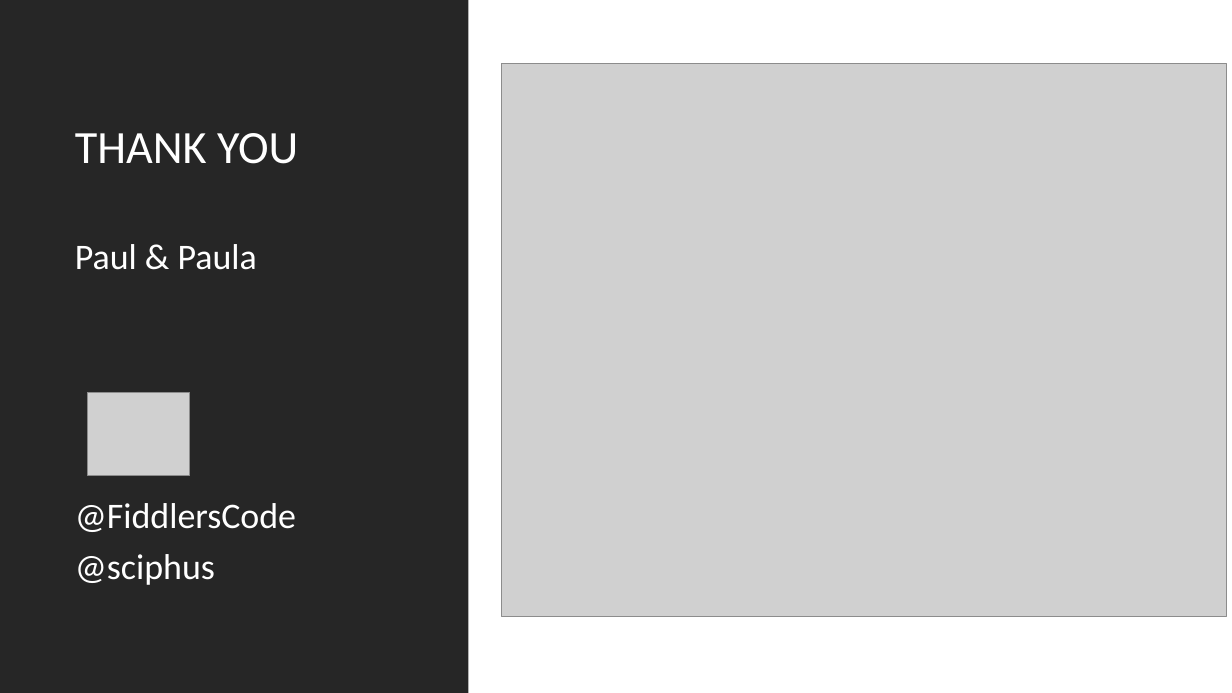
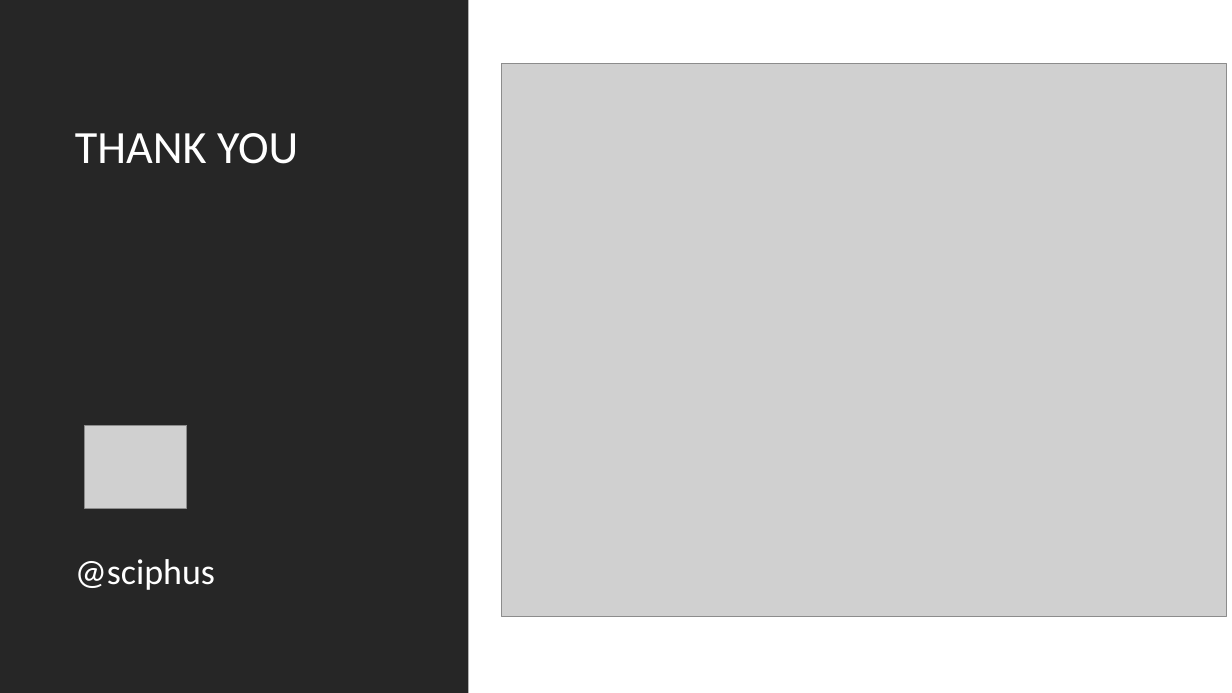
Before and after one commit to pavlosmcg/docker101, a slide deck: slide 22 of Docker 101.pptx (slide 23 before the commit). Drawn at 1232x693 pixels with LibreOffice and Linux fonts; fonts in the diff are those of the drawing; grey boxes stand for pictures. Boxes give left, top, right and bottom in pixels: in the first picture for what was removed or moved away, otherwise in the second. Text is boxed around its words. In the diff, an @@ line names an element or a change of style, - is before the commit and + after.

```diff
--- a/Docker 101.pptx
+++ b/Docker 101.pptx
@@ text at (x1=75, y1=244, x2=296, y2=532): paragraphs removed @@
-Paul & Paula
-@FiddlersCode
@@ picture moved from (x1=88, y1=393, x2=190, y2=476) to (x1=85, y1=425, x2=188, y2=508) @@
```
Also in this commit, not shown: 1 other slide changed, 1 slide removed.
